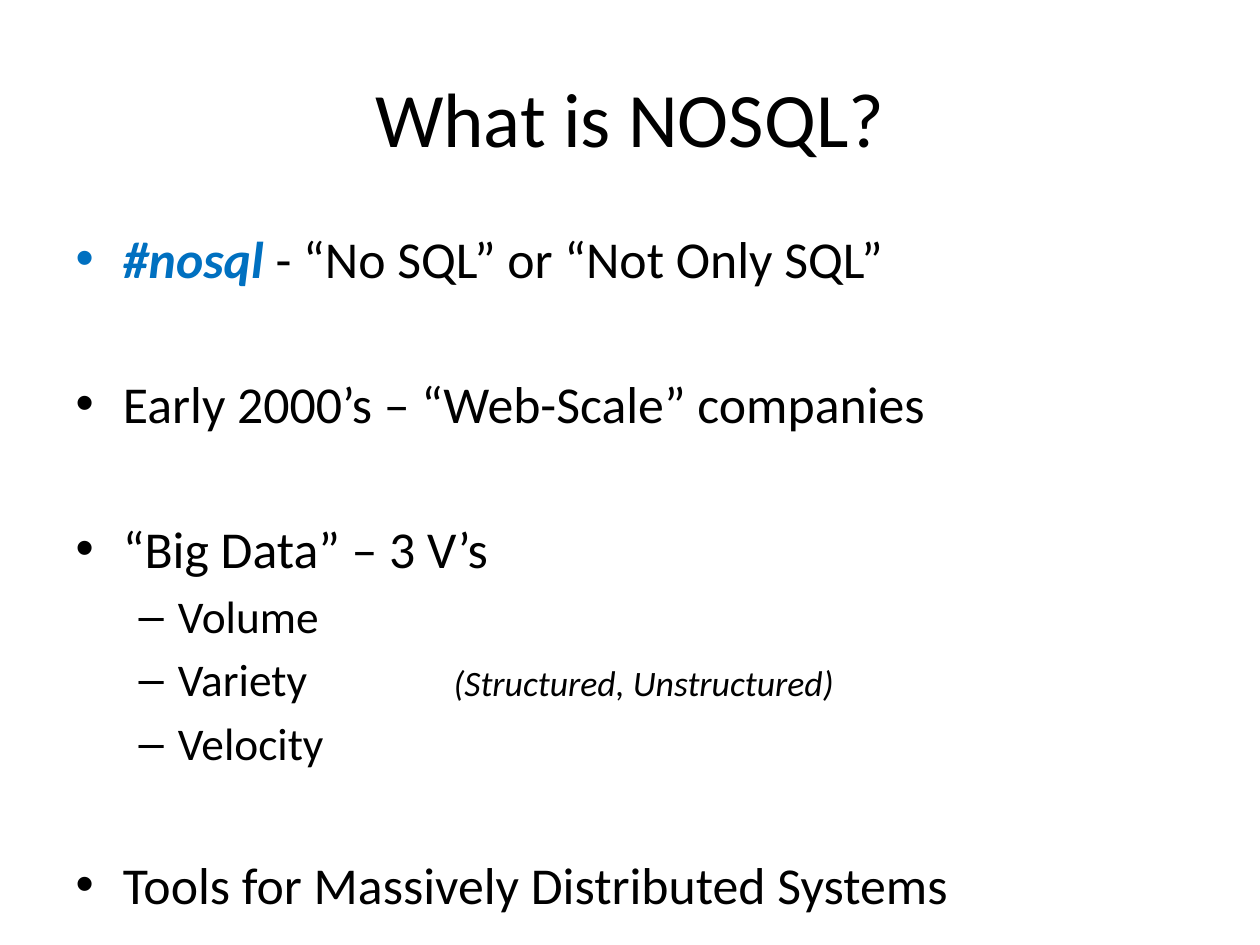
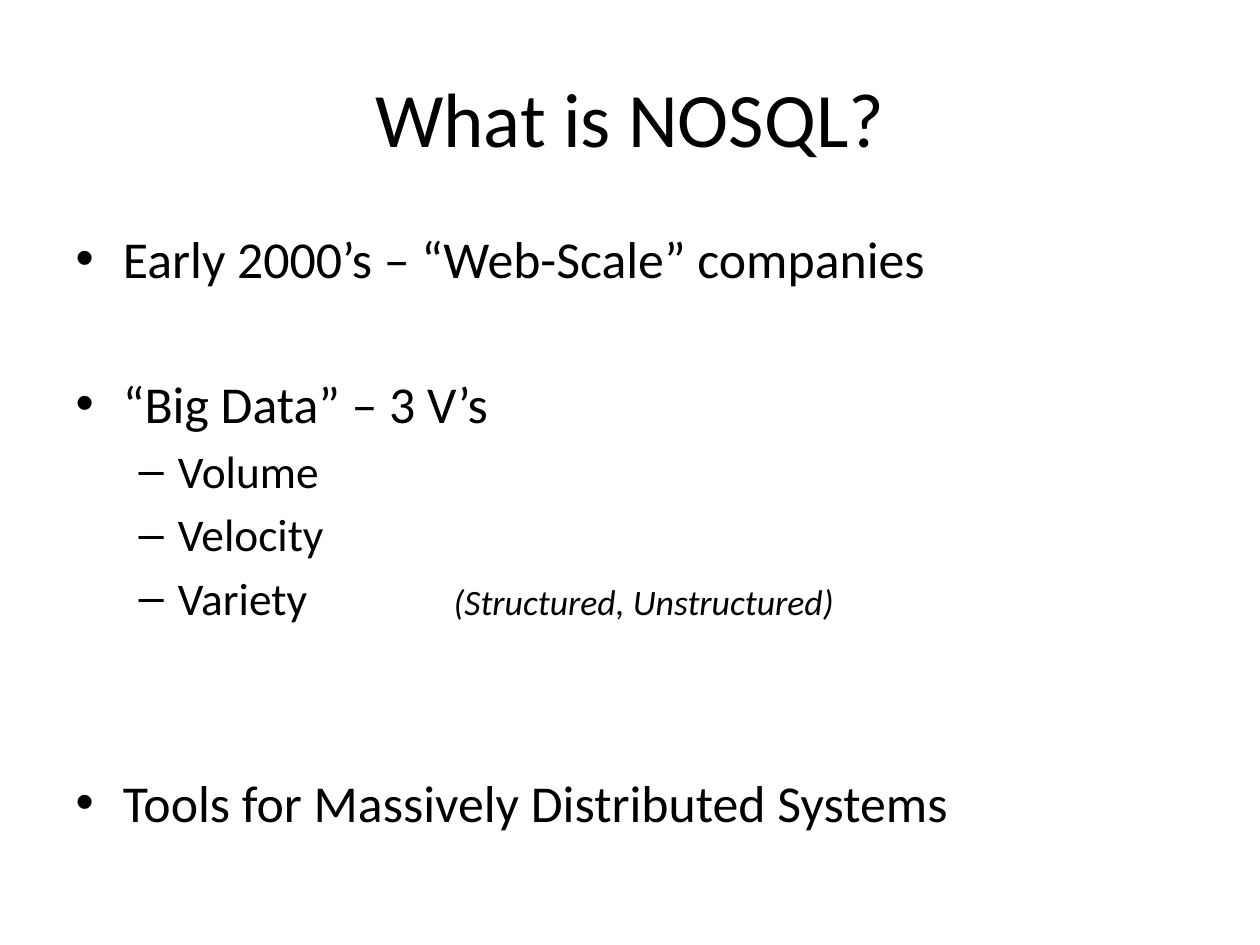
Before and after one commit to alexdgarland/database-demos, a slide deck: slide 15 of Slides/Not Only SQL - Picking A Database for DotNET.pptx (slide 21 before the commit). Drawn at 1260x945 pixels with LibreOffice and Linux fonts; fonts in the diff are those of the drawing. Boxes give left, top, right and bottom in pixels: in the first picture for what was removed or moved away, otherwise in the second. Text is boxed around its words. In the diff, an @@ line names an element or a change of style, - is before the commit and + after.

```diff
--- a/Slides/Not Only SQL - Picking A Database for DotNET.pptx
+++ b/Slides/Not Only SQL - Picking A Database for DotNET.pptx
@@ text at [123,241,947,831]: paragraph removed @@
-  – Velocity
@@ text at [123,241,882,287]: paragraph removed @@
-• #nosql - “No SQL” or “Not Only SQL”
@@ text at [178,519,323,559]: paragraph added @@
+  – Velocity
```
Also in this commit, not shown: 9 other slides changed, 2 slides added, 14 slides removed, 3 other files.
